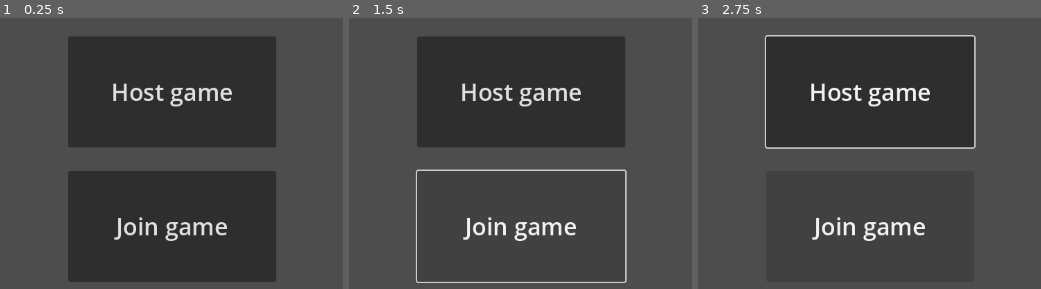
Above: before the commit, frames 1-3 (left to right).
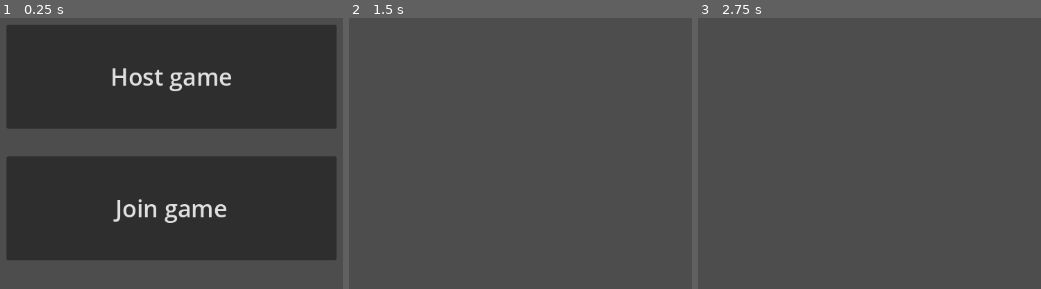
Above: after the commit, the same moments.

Repository: MattRoumo27/godot-pong
Game: Godot game, scene res://scenes/multiplayer/lobby.tscn
The game is run twice, just before and just after one commit, with the same random seed, the same clock (stepped at 60 frames per second) and the same inputs. This scene is started directly instead of the project's main scene.
Inputs (mouse positions are in pixels of both pictures, inside the frame that each line leads up to):
- Up to frame 1 (0.25 s): no input
- Up to frame 2 (1.5 s): click "Host game" at 0.5 s; click (520, 226) at 1.25 s, where only the run before the commit has a clickable "Join game"
- Up to frame 3 (2.75 s): hold Up (move_up) from 2.03 s (still down)

The runs differ from the first frame. In frame 1, 45% of the frame differs, in the area x 2-98%, y 2-98%; in frame 2, 26%; in frame 3, 27%.

Commit message:
Add a vertical container to group the host and join UI buttons; Use a MenuManager node/script to manage the multiplayer menu logic

Diff:
--- a/scenes/multiplayer/lobby.tscn
+++ b/scenes/multiplayer/lobby.tscn
@@ -1,6 +1,6 @@
-[gd_scene load_steps=2 format=3 uid="uid://4w5so0ntdnl"]
+[gd_scene load_steps=2 format=3 uid="uid://c8tpsuuasqgs6"]
 
-[ext_resource type="Script" path="res://scripts/multiplayer/menus/host_button.gd" id="1_kwbgt"]
+[ext_resource type="Script" path="res://scripts/multiplayer/menus/multiplayer_menu_manager.gd" id="1_s7t63"]
 
 [node name="Lobby" type="Control"]
 layout_mode = 3
@@ -10,37 +10,32 @@
 grow_horizontal = 2
 grow_vertical = 2
 
-[node name="HostButton" type="Button" parent="."]
-layout_mode = 1
+[node name="MultiplayerMenuManager" type="Node" parent="."]
+script = ExtResource("1_s7t63")
+
+[node name="MultiplayerContainer" type="VBoxContainer" parent="MultiplayerMenuManager"]
 anchors_preset = 8
 anchor_left = 0.5
 anchor_top = 0.5
 anchor_right = 0.5
 anchor_bottom = 0.5
-offset_left = -149.0
-offset_top = -153.0
-offset_right = 151.0
-offset_bottom = 7.0
+offset_left = -238.0
+offset_top = -170.0
+offset_right = 238.0
+offset_bottom = 170.0
 grow_horizontal = 2
 grow_vertical = 2
+theme_override_constants/separation = 40
+alignment = 1
+
+[node name="HostButton" type="Button" parent="MultiplayerMenuManager/MultiplayerContainer"]
+layout_mode = 2
+size_flags_vertical = 3
 theme_override_font_sizes/font_size = 34
 text = "Host game"
-script = ExtResource("1_kwbgt")
 
-[node name="JoinButton" type="Button" parent="."]
-layout_mode = 1
-anchors_preset = 8
-anchor_left = 0.5
-anchor_top = 0.5
-anchor_right = 0.5
-anchor_bottom = 0.5
-offset_left = -149.0
-offset_top = 41.0
-offset_right = 151.0
-offset_bottom = 201.0
-grow_horizontal = 2
-grow_vertical = 2
+[node name="JoinButton" type="Button" parent="MultiplayerMenuManager/MultiplayerContainer"]
+layout_mode = 2
+size_flags_vertical = 3
 theme_override_font_sizes/font_size = 34
 text = "Join game"
-
-[connection signal="button_up" from="HostButton" to="HostButton" method="_on_button_up"]
--- a/scripts/multiplayer/menus/host_button.gd
+++ /dev/null
@@ -1,5 +0,0 @@
-extends Button
-
-
-func _on_button_up() -> void:
-	Lobby.create_game()
--- /dev/null
+++ b/scripts/multiplayer/menus/multiplayer_menu_manager.gd
@@ -0,0 +1,18 @@
+extends Node
+
+@onready var multiplayer_container: VBoxContainer = $MultiplayerContainer
+@onready var host_button: Button = $MultiplayerContainer/HostButton
+@onready var join_button: Button = $MultiplayerContainer/JoinButton
+
+func _ready() -> void:
+	host_button.button_up.connect(_on_host_button_button_up)
+	join_button.button_up.connect(_on_join_button_button_up)
+
+
+func _on_host_button_button_up() -> void:
+	Lobby.create_game()
+	multiplayer_container.hide()
+
+
+func _on_join_button_button_up() -> void:
+	pass # Replace with function body.
